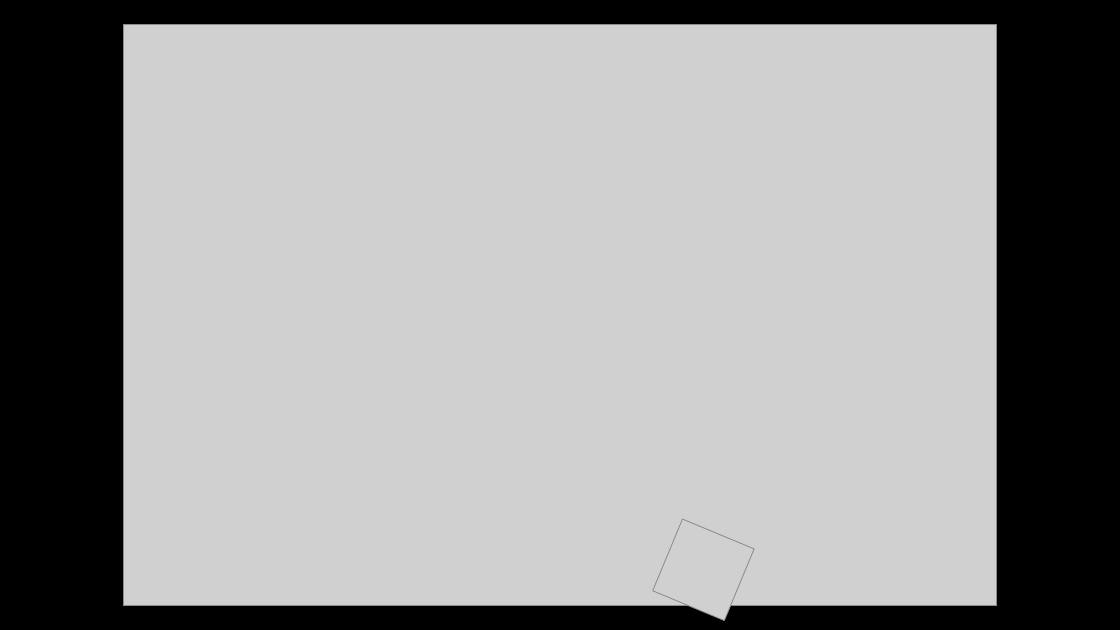
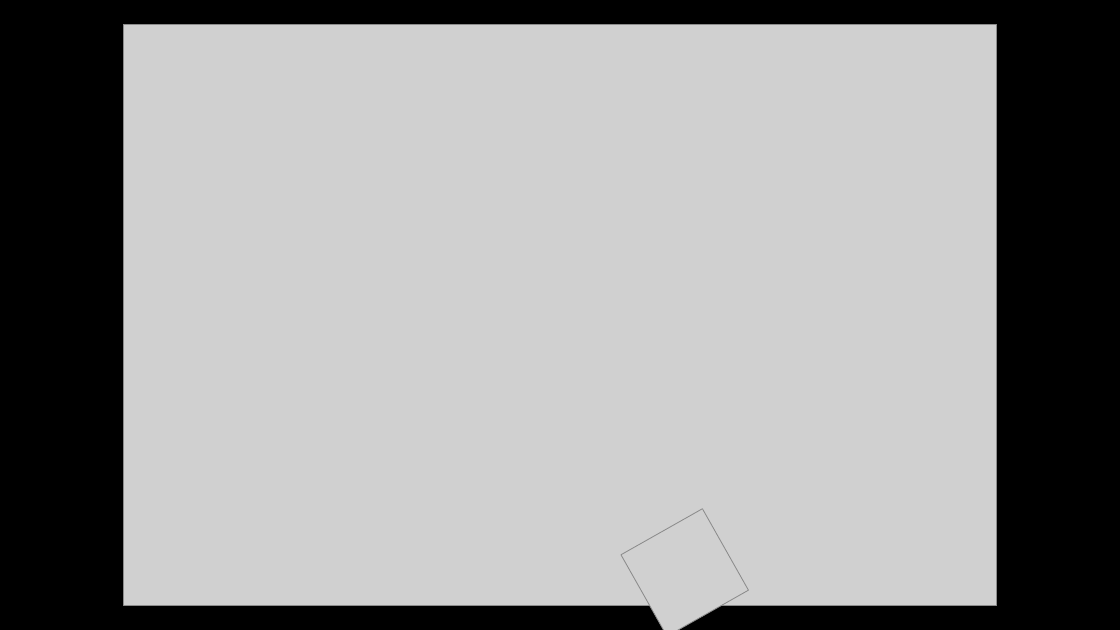
Before and after one commit to 19Naveen/Detective_Coding, a slide deck: slide 6 of CrimeScene.pptx. Drawn at 1120x630 pixels with LibreOffice and Linux fonts; fonts in the diff are those of the drawing; grey boxes stand for pictures. Boxes give left, top, right and bottom in pixels: in the first picture for what was removed or moved away, otherwise in the second. Text is boxed around its words. In the diff, an @@ line names an element or a change of style, - is before the commit and + after.

Commit message:
Made Changes to PPT

```diff
--- a/CrimeScene.pptx
+++ b/CrimeScene.pptx
@@ picture at bbox=[621, 509, 748, 630]: rotation 22 to 60 degrees @@
```
Also in this commit, not shown: 1 other slide changed.
